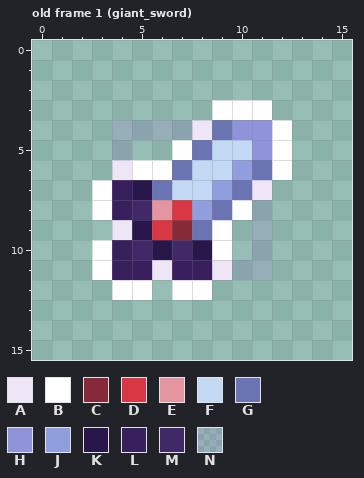
Pixel-art file: public/assets/images/items.aseprite. The picture above was drawn from the file before the commit.
16x16 pixels, 17 frames. Colours within 5 levels of each other are drawn and written as one. Shown: old frame 1 (giant_sword). The commit also changed other frames, which this record leaves out.
Visible layers, top first: "Layer 1" opacity 15%, "Layer".
Palette (. is transparent): A #eee5f7  B #ffffff  C #872a38  D #d83843  E #e5959f  F #c1d9f2  G #6b74b2  H #8f93da  J #909edd  K #29174c  L #38205f  M #412866  N #8c51cc26
Pixels before, old frame 1 (giant_sword), first column x 3:
 3 ......BBB.
 4 .NNNNAGHHB
 5 .N..BGFFHB
 6 .ABBGFFJGB
 7 BLKGFFJGA.
 8 BLMEDJGBN.
 9 .AKDCGB.N.
10 BLMKMKB.N.
11 BLLALLANN.
12 .BB.BB....
New version:
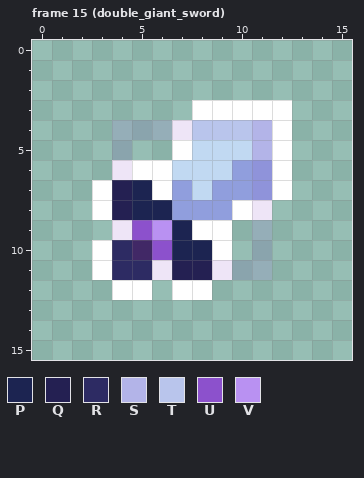
Colours new in this view: P #1c2451  Q #242052  R #2d2b63  S #b3b4e8  T #b9c5ec  U #8c51cc  V #b991f2
A new or re-ordered frame is compared with the old frame closest to it.
Change:
frames re-ordered
Frame 15 (double_giant_sword) against old frame 1 (giant_sword), layer "Layer":
y 3: x 8 . -> B; x 12 . -> B
y 4: x 7..11 NAGHH -> ATTTS
y 5: x 8 G -> F; x 11 H -> S
y 6: x 7 G -> F; x 11 G -> H
y 7: x 4..7 LKGF -> QPBJ; x 10..12 GA. -> JHB
y 8: x 4..7 LMED -> QPPJ; x 9 G -> J; x 11 N -> A
y 9: x 5..8 KDCG -> UVPB
y 10: x 4 L -> R; x 6..8 KMK -> UPP
y 11: x 4..5 LL -> RR; x 7..8 LL -> QQ
